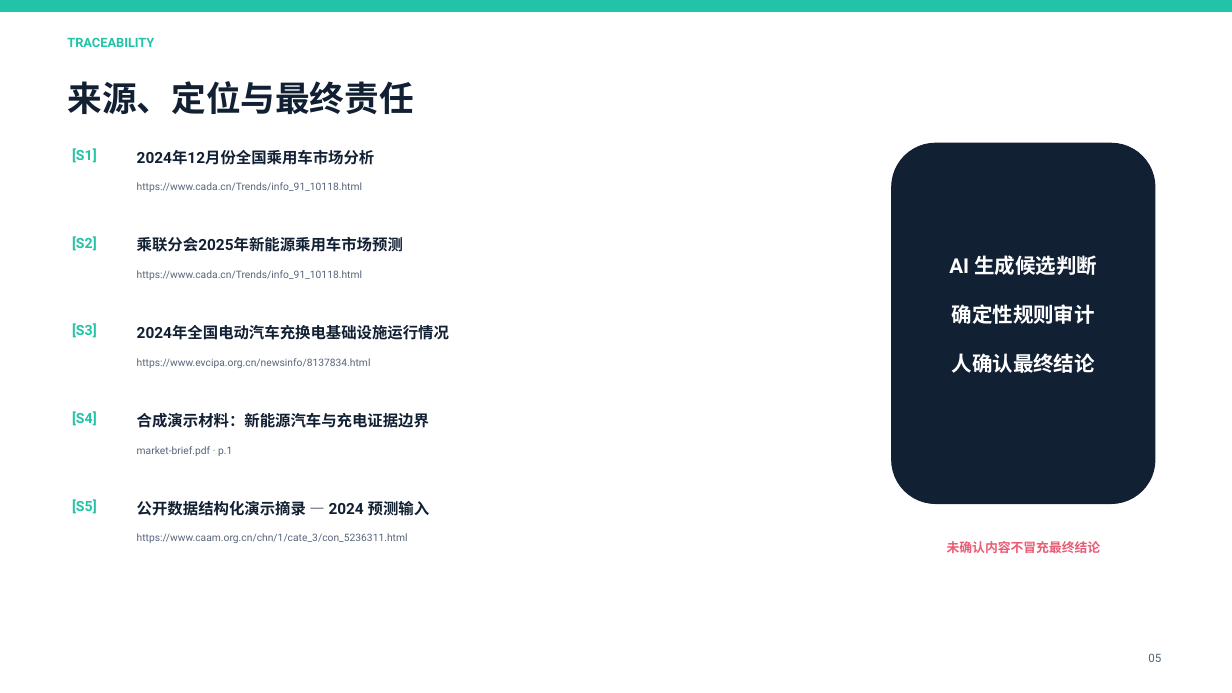
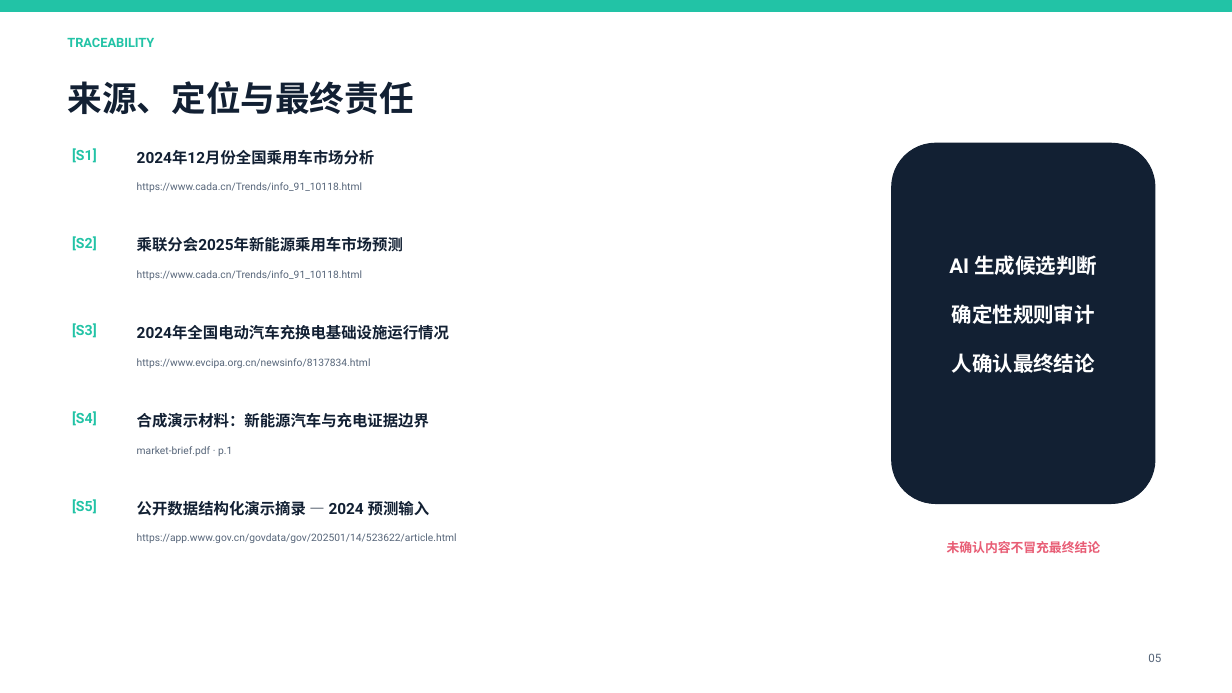
Before and after one commit to AdventureX-Ciallo/insightforge, a slide deck: slide 5 of demo-assets/insightforge-golden-fallback.pptx. Drawn at 1232x693 pixels with LibreOffice and Linux fonts; fonts in the diff are those of the drawing. Boxes give left, top, right and bottom in pixels: in the first picture for what was removed or moved away, otherwise in the second. Text is boxed around its words. In the diff, an @@ line names an element or a change of style, - is before the commit and + after.

```diff
--- a/demo-assets/insightforge-golden-fallback.pptx
+++ b/demo-assets/insightforge-golden-fallback.pptx
@@ text at bbox=[137, 533, 457, 543]: text changed @@
-https://www.caam.org.cn/chn/1/cate_3/con_5236311.html
+https://app.www.gov.cn/govdata/gov/202501/14/523622/article.html
```
Also in this commit, not shown: 2 other slides changed, 1 other file.
